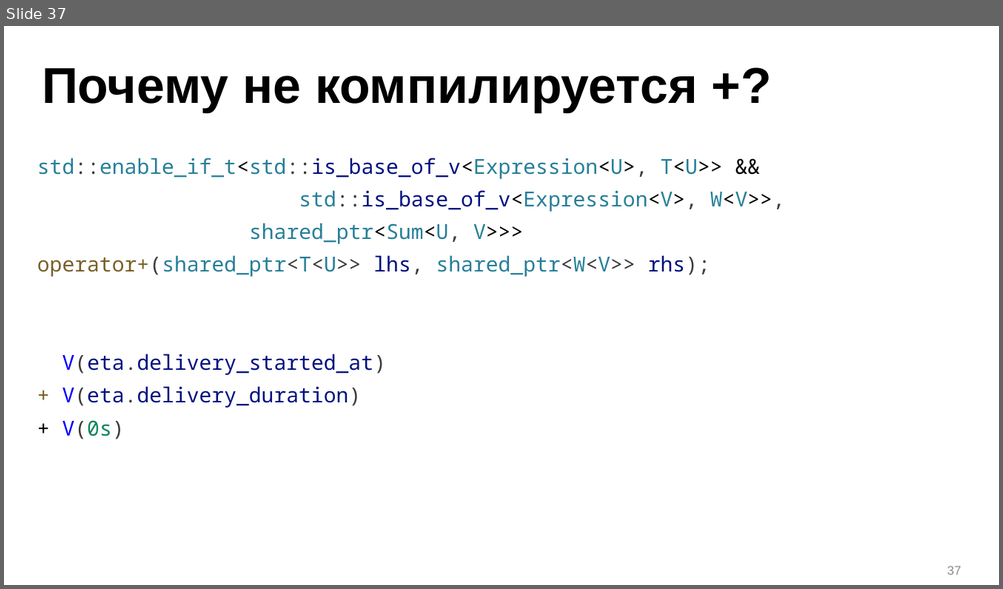
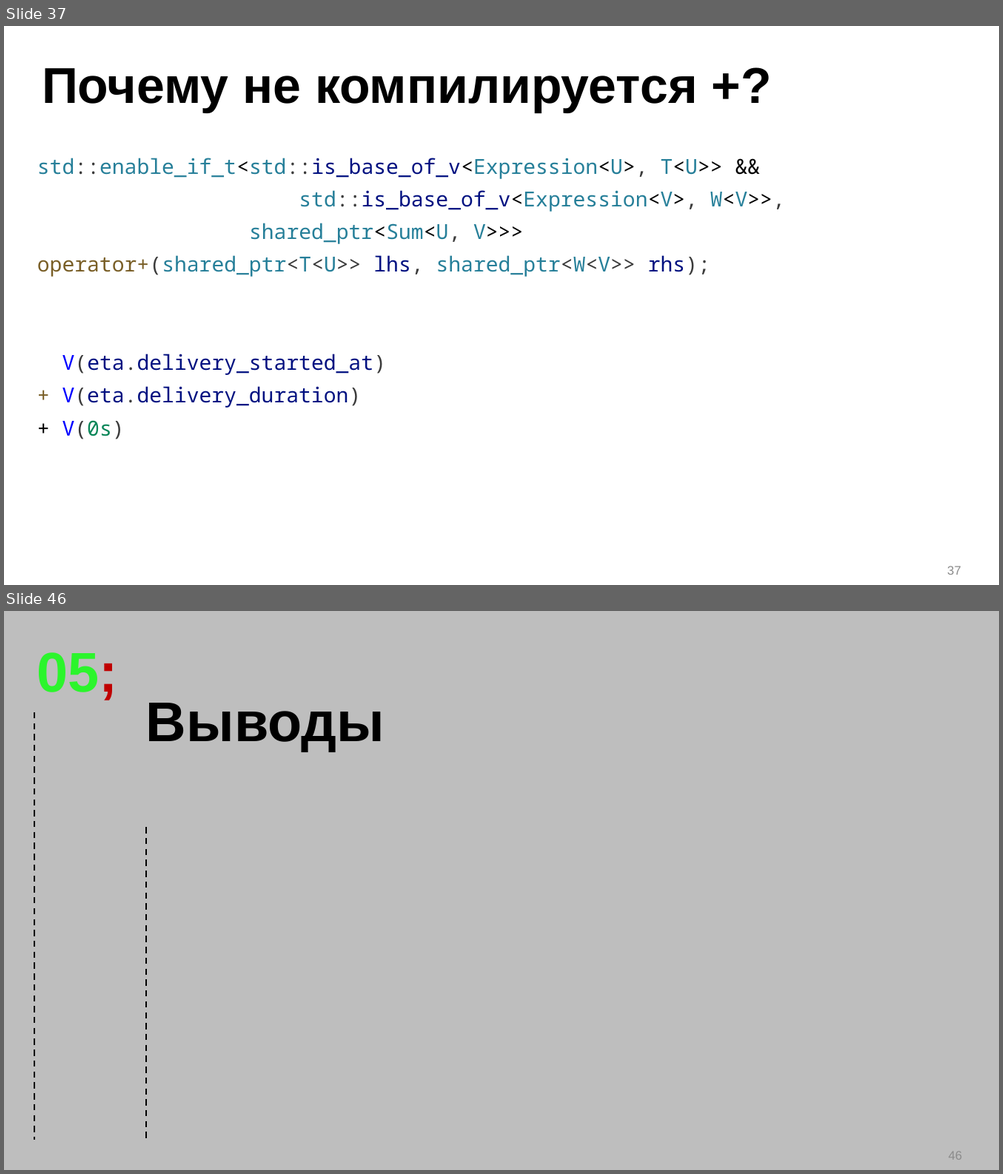
Before and after one commit to ishfb/zcc23, a slide deck: slides_new.pptx. Shown one above the other, each under a label of ours: slide 37 before the commit, slides 37 and 46 after it; the slides between them are not shown. The pictures are 1003x589 and 1003x1174 pixels, drawn with LibreOffice and Linux fonts; fonts in the diff are those of the drawing; background and template pictures are left out. Boxes give left, top, right and bottom in pixels: in the first picture for what was removed or moved away, otherwise in the second. Text is boxed around its words. In the diff, an @@ line names an element or a change of style, - is before the commit and + after.

```diff
--- a/slides_new.pptx
+++ b/slides_new.pptx
@@ slide 46 added at box(4, 611, 999, 1170), background #BEBEBE @@
@@ text added at box(37, 652, 117, 701), 54 pt, text #2BF52C, bold @@
+05;
@@ line added from (34, 712) to (34, 1141), #000000 1.5 pt dashed @@
@@ title added at box(146, 703, 384, 752), 54 pt, text #000000, bold @@
+Выводы
@@ line added from (146, 827) to (146, 1141), #000000 1.5 pt dashed @@
@@ page number added at box(948, 1152, 962, 1160), 12 pt, text #8C8C8C @@
+46
```
Also in this commit, not shown: 10 other slides added.
